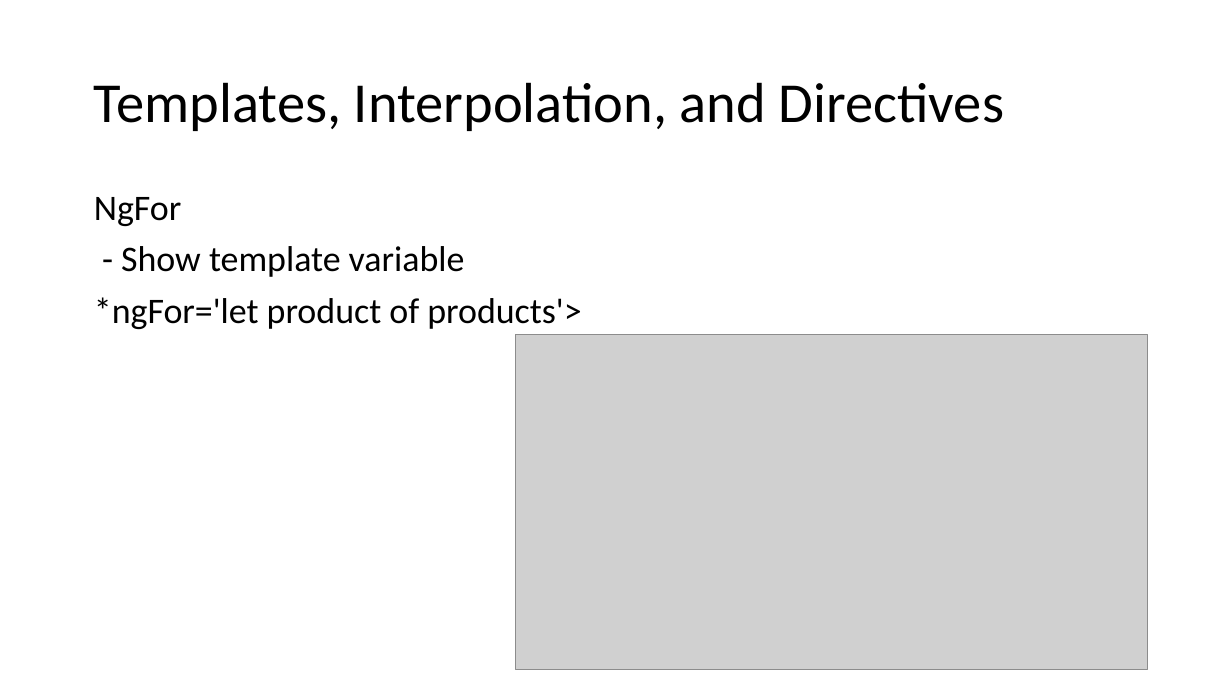
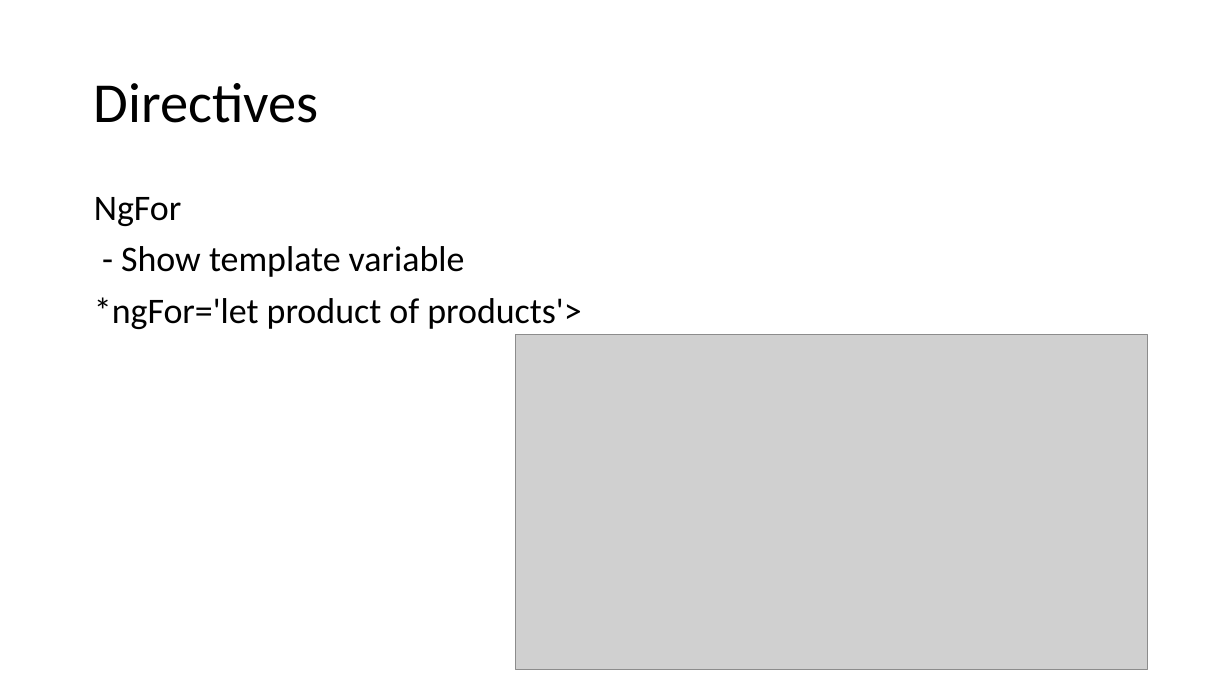
Before and after one commit to sitaramgarlapati/angularDemo, a slide deck: slide 25 of slides/Ang Sessions.pptx (slide 24 before the commit). Drawn at 1232x693 pixels with LibreOffice and Linux fonts; fonts in the diff are those of the drawing; grey boxes stand for pictures. Boxes give left, top, right and bottom in pixels: in the first picture for what was removed or moved away, otherwise in the second. Text is boxed around its words. In the diff, an @@ line names an element or a change of style, - is before the commit and + after.

```diff
--- a/slides/Ang Sessions.pptx
+++ b/slides/Ang Sessions.pptx
@@ title at (x1=94, y1=83, x2=319, y2=123): text changed @@
-Templates, Interpolation, and Directives
+Directives
```
Also in this commit, not shown: 11 other slides changed, 10 slides added, 12 slides removed, 1 other file.
